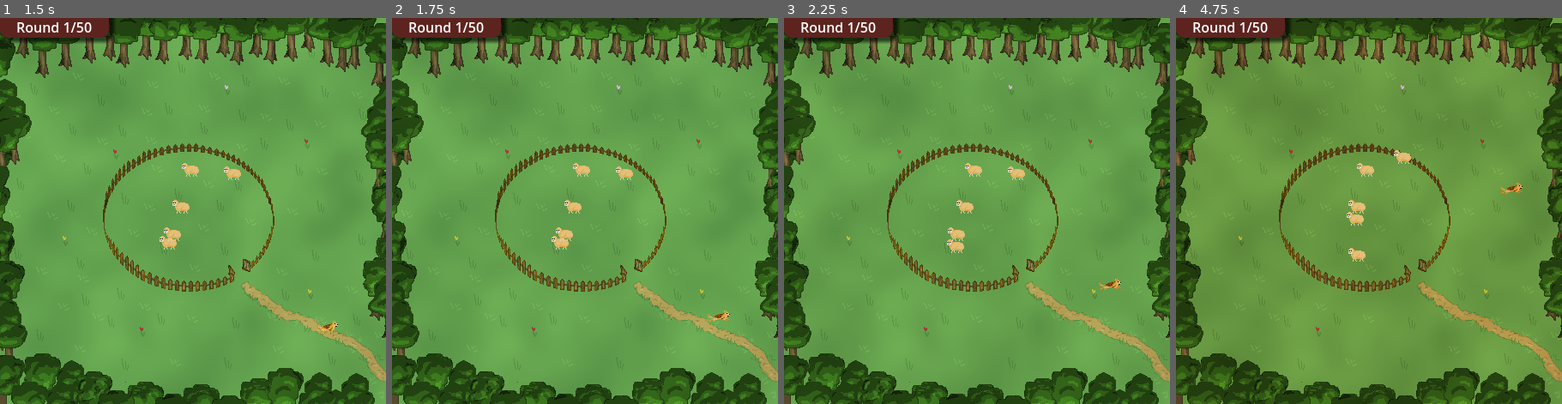
Above: before the commit, frames 1-4 (left to right).
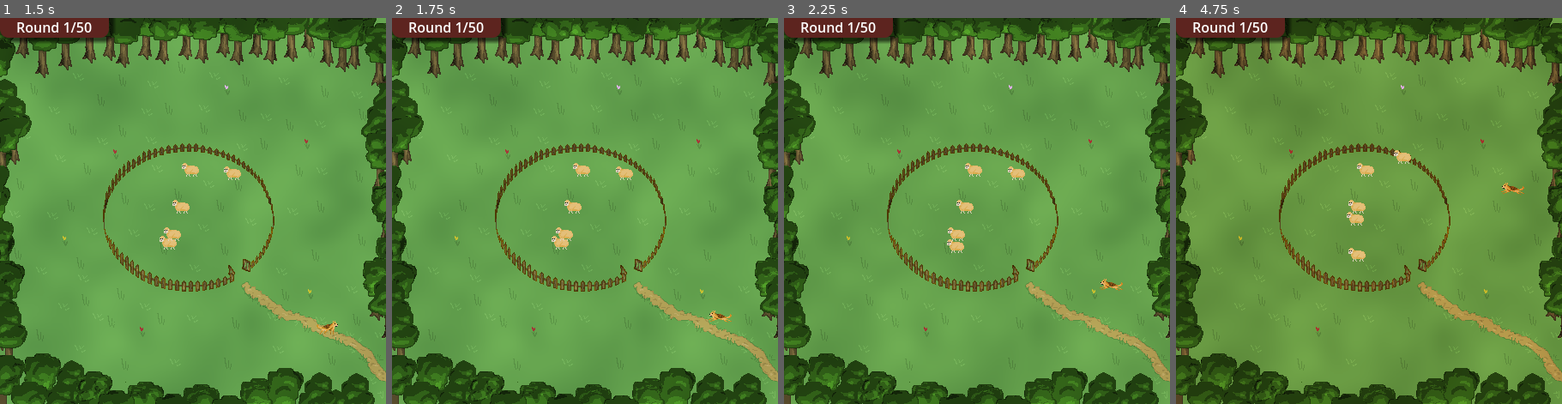
Above: after the commit, the same moments.

Repository: binaryHips/MAIgeAcademy
Game: Godot game, scene res://src/scenes/menu/Menu.tscn
The game is run twice, just before and just after one commit, with the same random seed, the same clock (stepped at 60 frames per second) and the same inputs.
Inputs (mouse positions are in pixels of both pictures, inside the frame that each line leads up to):
- Up to frame 1 (1.5 s): click "Play" at 0.5 s; move the mouse to (277, 191) at 1.27 s; hold Right (ui_right) from 1.28 s (still down)
- Up to frame 2 (1.75 s): keep holding Right (ui_right)
- Up to frame 3 (2.25 s): tap Enter at 2 s; move the mouse to (899, 230) at 2.02 s; release Right (ui_right) at 2.03 s; hold Down (ui_down) from 2.03 s (still down)
- Up to frame 4 (4.75 s): move the mouse to (1407, 126) at 2.77 s; release Down (ui_down) at 2.78 s; hold Right (ui_right) 2.78-3.53 s; move the mouse to (1349, 288) at 3.52 s; hold Up (ui_up) 3.53-4.28 s; move the mouse to (1484, 268) at 4.27 s; hold Left (ui_left) from 4.28 s (still down)

Frame 1 is identical in both runs. In frame 2, 0.1% of the frame differs, in the area x 81-88%, y 75-79%; in frame 3, 0.1%, in the area x 81-88%, y 67-71%; in frame 4, 0.1%.

Commit message:
Flip sprite chien

Diff:
--- a/src/scenes/chien/chien.gd
+++ b/src/scenes/chien/chien.gd
@@ -19,15 +19,18 @@
 		#_animated_sprite.scale.x = -2
 	#if linear_velocity.x > 0:
 		#_animated_sprite.scale.x = 2
-	#if(prev_position.x>position.x):
-		#_animated_sprite.scale.x = -2
-	#if(prev_position.x<position.x):
-		#_animated_sprite.scale.x = 2
+	if(prev_position.x>position.x):
+		_animated_sprite.scale.x = -2
+	if(prev_position.x<position.x):
+		_animated_sprite.scale.x = 2
 	#_animated_sprite.play("court")
 	prev_position = position
 	#var ax = Input.get_vector("ui_left", "ui_right", "ui_up", "ui_down")
 	#apply_central_force(ax* speed)
 	#pass
+
+func wait():
+	_animated_sprite.play("fixe")
 
 func patrol():
 	#print("Le chien court")
